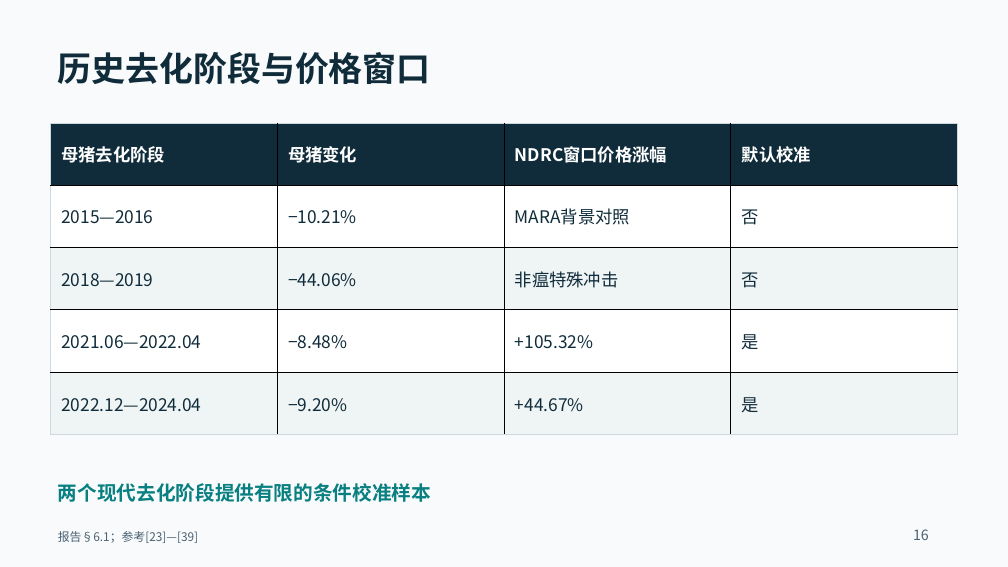
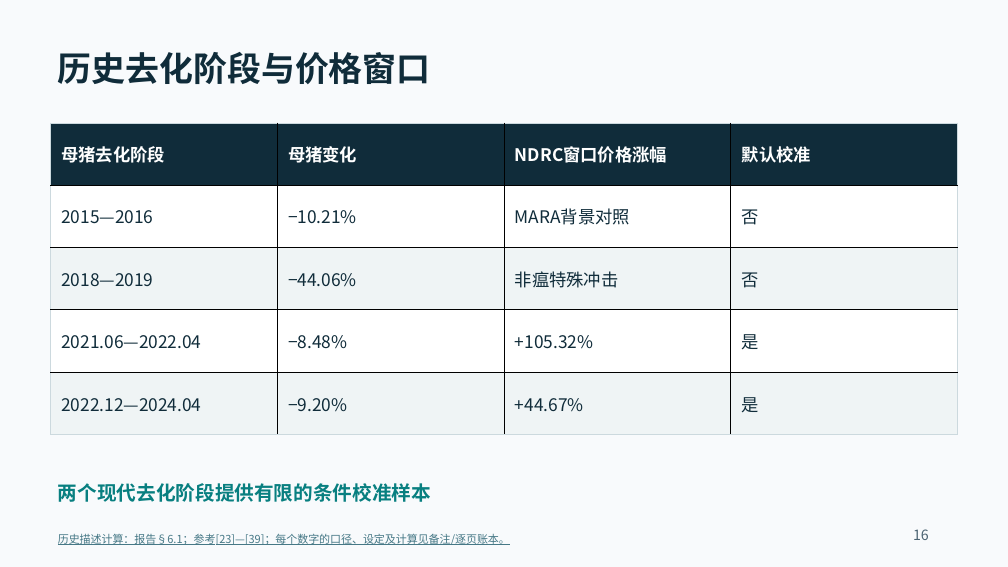
Before and after one commit to d202480025-code/muyuan-valuation-research, a slide deck: slide 16 of docs/downloads/lecture.pptx. Drawn at 1008x567 pixels with LibreOffice and Linux fonts; fonts in the diff are those of the drawing. Boxes give left, top, right and bottom in pixels: in the first picture for what was removed or moved away, otherwise in the second. Text is boxed around its words. In the diff, an @@ line names an element or a change of style, - is before the commit and + after.

```diff
--- a/docs/downloads/lecture.pptx
+++ b/docs/downloads/lecture.pptx
@@ text at bbox=[58, 534, 510, 545]: text changed; size 11.2 to 10.5 pt; text colour #4A6271 to #467886 @@
-报告§6.1；参考[23]—[39]
+历史描述计算：报告§6.1；参考[23]—[39]；每个数字的口径、设定及计算见备注/逐页账本。
```
Also in this commit, not shown: 40 other slides changed, 16 slides added, 14 slides removed, 54 other files.
